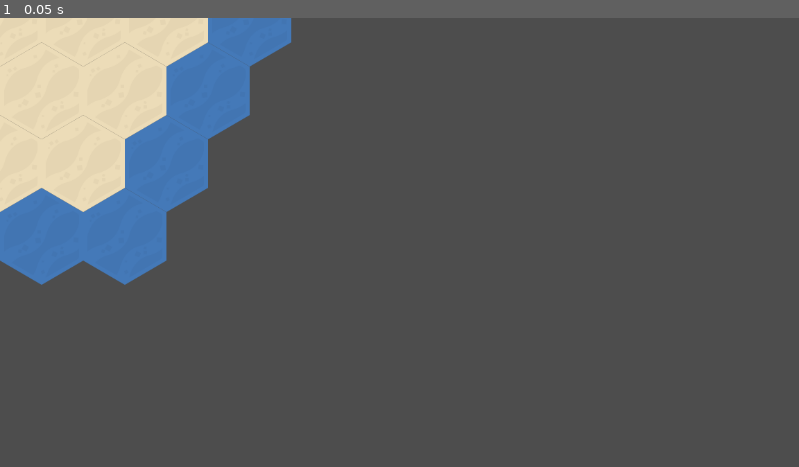
Above: before the commit, frame 1.
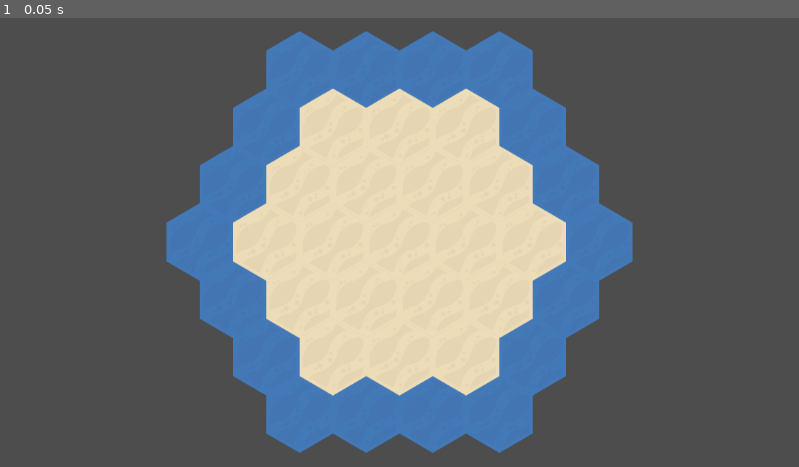
Above: after the commit, the same moment.

Repository: this-is-envy/settlers
Game: Godot game, scene res://Scratch/MapGen/Game.tscn
Same seed, same stepped clock (60 frames per second), same inputs: the game is played once before the commit and once after it. The project has no main scene, so this scene is started directly.
Inputs:
- Up to frame 1 (0.05 s): no input

The runs differ from the first frame. In frame 1, 55% of the frame differs, in the area x 0-80%, y 0-97%.

Commit message:
generation works

Diff:
--- a/Scratch/MapGen/Data/AxialCoords.gd
+++ b/Scratch/MapGen/Data/AxialCoords.gd
@@ -1,6 +1,6 @@
 extends RefCounted
 
-class_name AxialCoords
+class_name TileCoords
 
 var q: int
 var r: int
@@ -9,23 +9,23 @@
 func _to_string() -> String:
   return "(q:%d,r:%d)" % [q, r]
 
-static func FromQR(q_in: int, r_in: int) -> AxialCoords:
-  var ac := AxialCoords.new()
+static func FromQR(q_in: int, r_in: int) -> TileCoords:
+  var ac := TileCoords.new()
   ac.q = q_in
   ac.r = r_in
   var a := axial_to_evenr(q_in, r_in)
   ac.xy = Vector2(a[0], a[1])
   return ac
 
-static func FromXY(x: int, y: int) -> AxialCoords:
-  var ac := AxialCoords.new()
+static func FromXY(x: int, y: int) -> TileCoords:
+  var ac := TileCoords.new()
   var axial := evenr_to_axial(x, y)
   ac.q = axial[0]
   ac.r = axial[1]
   ac.xy = Vector2(x, y)
   return ac
 
-static func FromXYVector(xy: Vector2) -> AxialCoords:
+static func FromXYVector(xy: Vector2) -> TileCoords:
   return FromXY(xy[0], xy[1])
 
 static func axial_to_evenr(q_in: int, r_in: int) -> Array[int]:
--- a/Scratch/MapGen/Data/GameBoard.gd
+++ b/Scratch/MapGen/Data/GameBoard.gd
@@ -15,3 +15,6 @@
   for k in __tiles.keys():
     __tiles[k].terrain = randi() % values.size()
     print(__tiles[k])
+
+func tiles() -> Array[Hex]:
+  return __tiles.values()
--- a/Scratch/MapGen/Data/Hex.gd
+++ b/Scratch/MapGen/Data/Hex.gd
@@ -2,7 +2,9 @@
 
 class_name Hex
 
-var coords: AxialCoords
+## TODO: add unique id per tile... maybe. Would require id->coords mapping etc
+# var id: int
+var coords: TileCoords
 var terrain: Enums.Terrain
 
 func map_coords() -> Vector2:
@@ -14,6 +16,6 @@
 
 static func FromTile(map_coords: Vector2, t: Enums.Terrain) -> Hex:
   var h := Hex.new()
-  h.coords = AxialCoords.FromXYVector(map_coords)
+  h.coords = TileCoords.FromXYVector(map_coords)
   h.terrain = t
   return h
--- a/Scratch/MapGen/Game.gd
+++ b/Scratch/MapGen/Game.gd
@@ -17,3 +17,4 @@
 			board = __level.generate_board()
 
 	board.init_for_play()
+	__level.reify(board)
--- a/Scratch/MapGen/Game.tscn
+++ b/Scratch/MapGen/Game.tscn
@@ -6,3 +6,6 @@
 [node name="Game" type="Node2D"]
 script = ExtResource("1_6g2b6")
 level_template = ExtResource("2_f3w1p")
+
+[node name="Camera2D" type="Camera2D" parent="."]
+zoom = Vector2(0.8, 0.8)
--- a/Scratch/MapGen/LevelTemplate.gd
+++ b/Scratch/MapGen/LevelTemplate.gd
@@ -3,6 +3,7 @@
 class_name LevelTemplate
 
 const PLAYABLE_LAYER = 1
+const TILEMAP_SOURCE = 0
 
 @onready var __tilemap = $TileMap
 
@@ -15,3 +16,8 @@
 		hexes.append(h)
 
 	return GameBoard.new_with_tiles(hexes)
+
+func reify(gb: GameBoard) -> void:
+	for h: Hex in gb.tiles():
+		var xy := h.coords.xy
+		__tilemap.set_cell(PLAYABLE_LAYER, xy, TILEMAP_SOURCE, Utils.terrain_to_atlas(h.terrain))
--- a/Scratch/MapGen/LevelTemplate.tscn
+++ b/Scratch/MapGen/LevelTemplate.tscn
@@ -100,7 +100,7 @@
 
 [sub_resource type="TileSet" id="TileSet_wv7ng"]
 tile_shape = 3
-tile_size = Vector2i(120, 140)
+tile_size = Vector2i(120, 138)
 sources/0 = SubResource("TileSetAtlasSource_5n21d")
 
 [node name="LevelTemplate" type="Node2D"]
Not shown, added: Scratch/MapGen/Data/README.md
